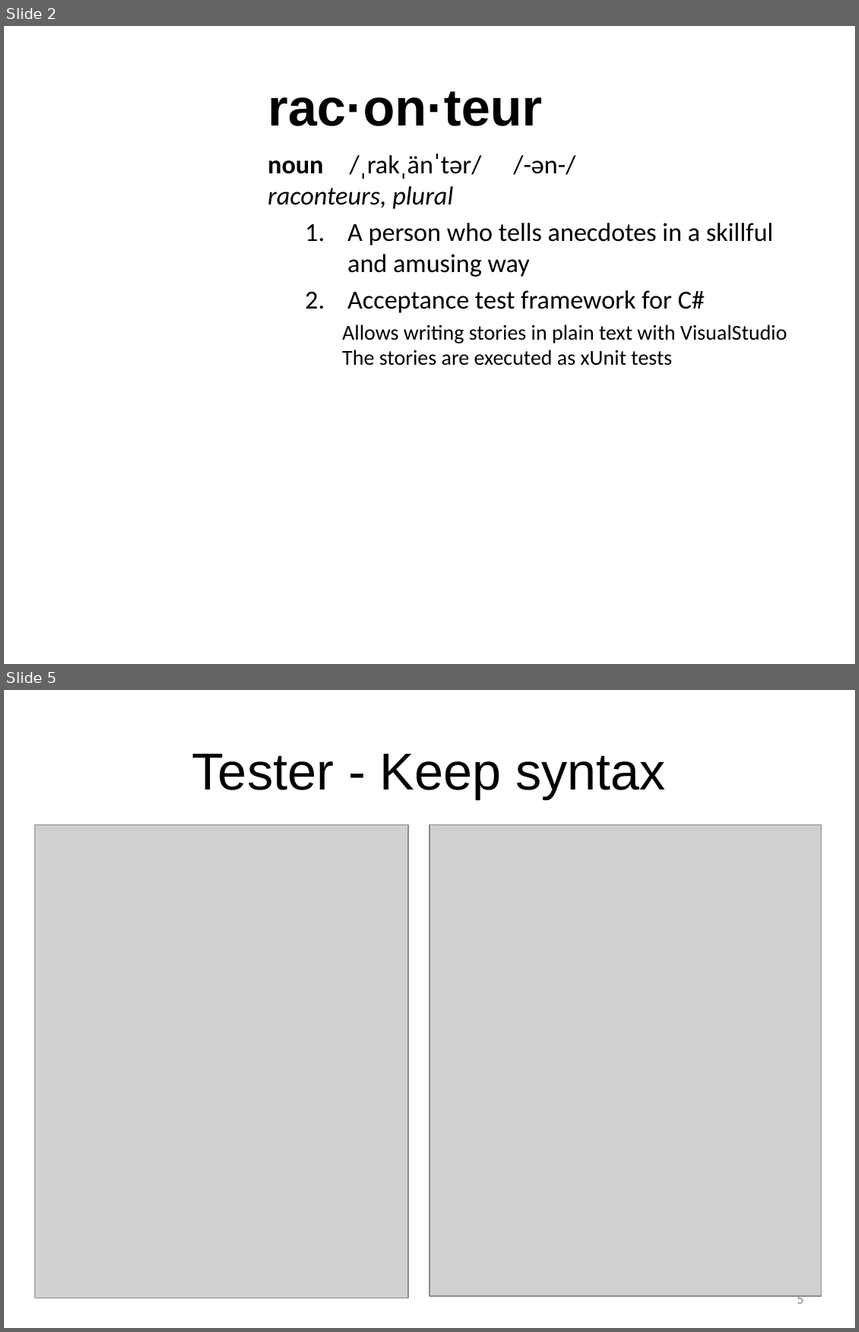
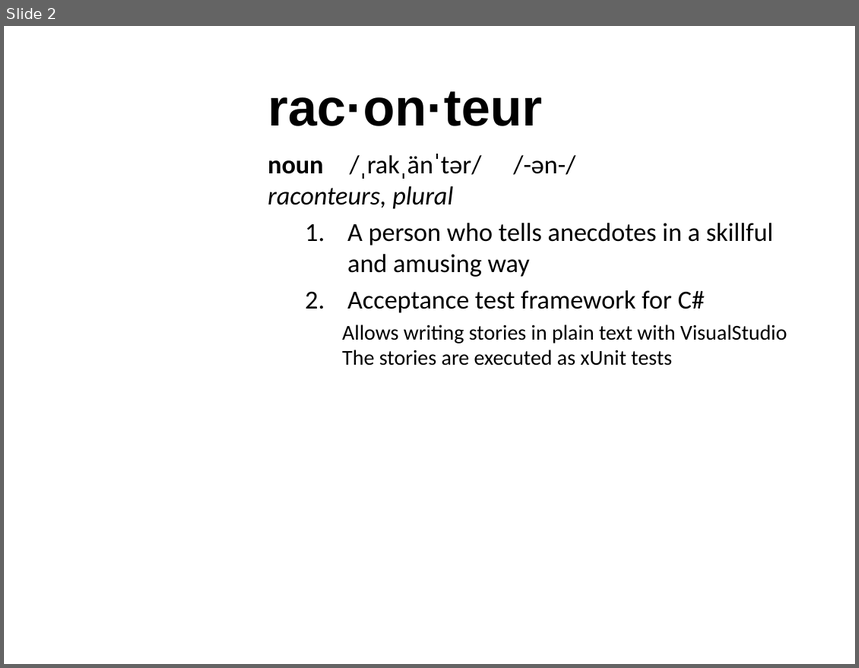
Before and after one commit to msuarz/portfolio, a slide deck: agile2011/presentation.pptx. Shown one above the other, each under a label of ours: slides 2 and 5 before the commit, slide 2 after it; the slides between them are not shown. The pictures are 859x1332 and 859x668 pixels, drawn with LibreOffice and Linux fonts; fonts in the diff are those of the drawing; grey boxes stand for pictures; background and template pictures are left out. Boxes give left, top, right and bottom in pixels: in the first picture for what was removed or moved away, otherwise in the second. Text is boxed around its words. In the diff, an @@ line names an element or a change of style, - is before the commit and + after.

```diff
--- a/agile2011/presentation.pptx
+++ b/agile2011/presentation.pptx
@@ slide 5 removed at box(4, 690, 855, 1328), background picture (left out) @@
@@ title removed at box(192, 754, 666, 799) @@
-Tester - Keep syntax
@@ picture removed at box(34, 825, 408, 1298) @@
@@ picture removed at box(430, 825, 821, 1296) @@
@@ page number removed at box(797, 1293, 804, 1304) @@
-5
```
Also in this commit, not shown: 5 slides changed, 16 slides added, 14 other slides removed, 1 other file.
